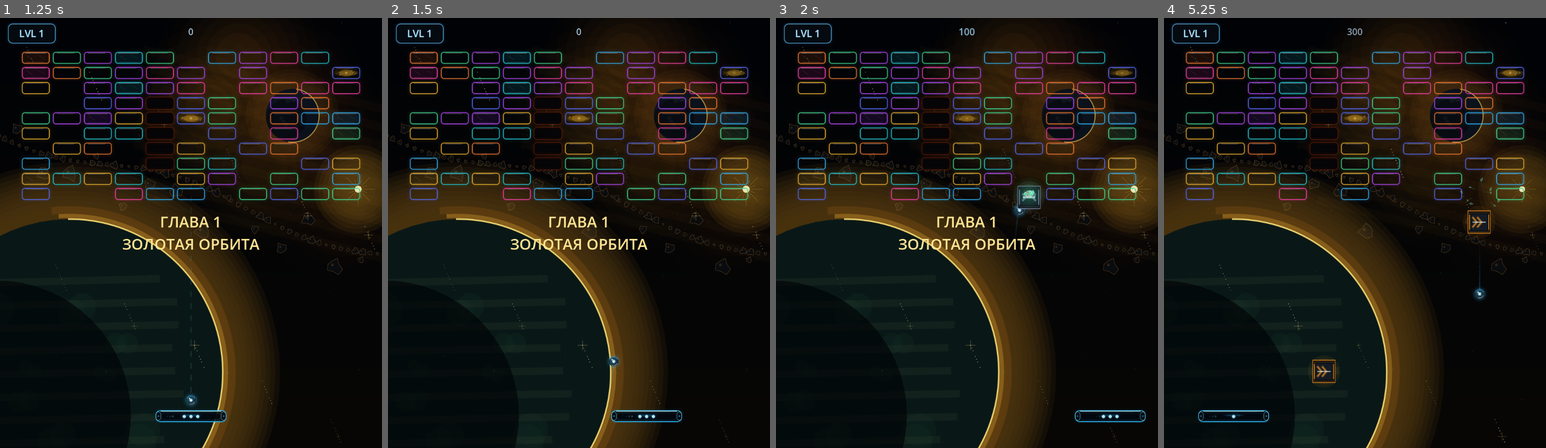
Above: before the commit, frames 1-4 (left to right).
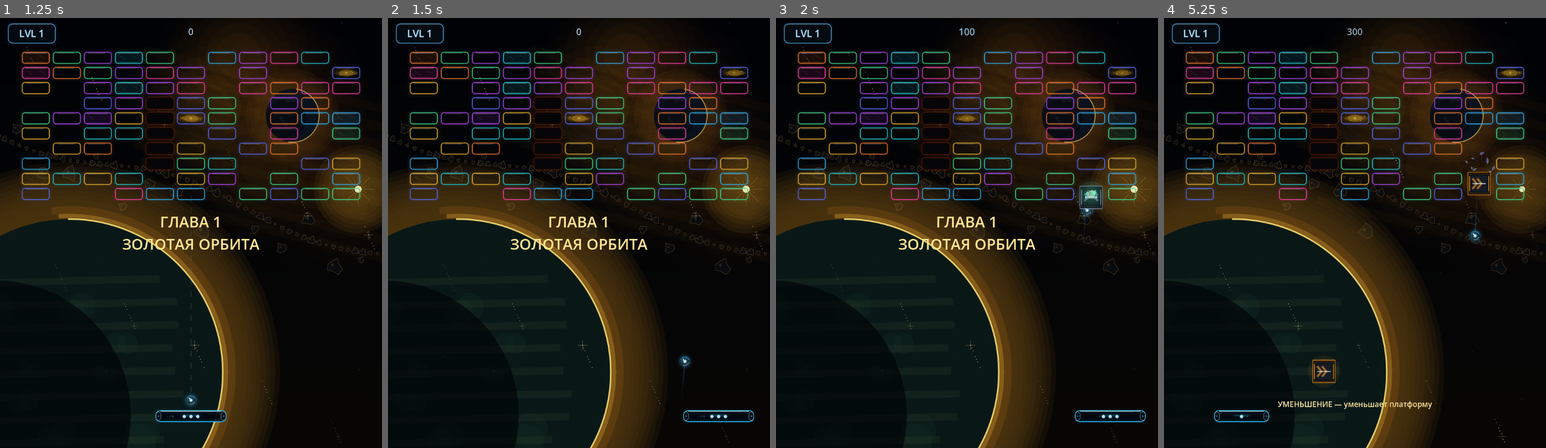
Above: after the commit, the same moments.

Repository: Ardarik421/arkanoid
Game: Godot game, scene res://scenes/main_menu.tscn
Two runs of this game, one before a commit and one after it. Both use one fixed random seed, a clock stepped at 60 frames per second and the inputs below.
Inputs (mouse positions are in pixels of both pictures, inside the frame that each line leads up to):
- Up to frame 1 (1.25 s): click "НОВАЯ ИГРА" at 0.5 s
- Up to frame 2 (1.5 s): tap Enter at 1.25 s; move the mouse to (663, 211) at 1.27 s; hold D (move_right) from 1.28 s (still down); tap Space (launch_ball) at 1.35 s; click (663, 211) at 1.42 s
- Up to frame 3 (2 s): keep holding D (move_right)
- Up to frame 4 (5.25 s): move the mouse to (1278, 254) at 2.02 s; release D (move_right) at 2.03 s; hold A (move_left) 2.03-2.78 s; tap Space (launch_ball) every 0.75 s from 2.1 to 5.1 s; click (1278, 254) at 2.17 s; move the mouse to (1393, 138) at 2.77 s; hold D (move_right) 2.78-4.28 s; click (1393, 138) at 2.92 s; move the mouse to (1335, 319) at 3.52 s; click (1335, 319) at 3.67 s; move the mouse to (1469, 297) at 4.27 s; hold A (move_left) from 4.28 s (still down); click (1469, 297) at 4.42 s; move the mouse to (1240, 168) at 5.02 s; click (1240, 168) at 5.17 s

Frame 1 is identical in both runs. In frame 2, 0.9% of the frame differs, in the area x 57-96%, y 78-94%; in frame 3, 0.9%; in frame 4, 1.3%, in the area x 8-88%, y 31-94%.
Error after the commit: Invalid access to property or key 'mouse_speed' on a base object of type 'CharacterBody2D (paddle.gd)'. (res://scenes/settings_manager.gd:73)

Commit message:
Make mouse paddle control immediate

Diff:
--- a/scenes/paddle.gd
+++ b/scenes/paddle.gd
@@ -6,7 +6,6 @@
 
 @export var left_limit: float = 20.0
 @export var right_limit: float = 940.0
-@export var mouse_speed: float = 1800.0
 
 var can_move: bool = true
 var use_mouse_control: bool = false
@@ -132,41 +131,29 @@
 	if event is InputEventMouseMotion:
 		use_mouse_control = true
 
-func _physics_process(delta):
+func _physics_process(_delta):
 	if not can_move:
 		velocity = Vector2.ZERO
 		return
 
 	var direction = Input.get_axis("move_left", "move_right")
+	var half_width = width / 2.0
+	var min_x = left_limit + half_width
+	var max_x = right_limit - half_width
 
 	if direction != 0:
 		use_mouse_control = false
 		velocity.x = direction * speed
-		velocity.y = 0
+		velocity.y = 0.0
 		move_and_slide()
-
+		global_position.x = clamp(global_position.x, min_x, max_x)
 	elif use_mouse_control:
-		var target_x = get_global_mouse_position().x
-		var distance = target_x - global_position.x
-
-		velocity.x = clamp(
-			distance / delta,
-			-mouse_speed,
-			mouse_speed
-		)
-
-		velocity.y = 0
-		move_and_slide()
-
+		# Mouse input is positional, not velocity-based. Snapping to the cursor
+		# removes the artificial lag while the arena clamp keeps the paddle valid.
+		velocity = Vector2.ZERO
+		global_position.x = clamp(get_global_mouse_position().x, min_x, max_x)
 	else:
 		velocity = Vector2.ZERO
-
-	var half_width = width / 2.0
-	global_position.x = clamp(
-		global_position.x,
-		left_limit + half_width,
-		right_limit - half_width
-	)
 
 	global_position.y = fixed_y
 	velocity.y = 0.0
